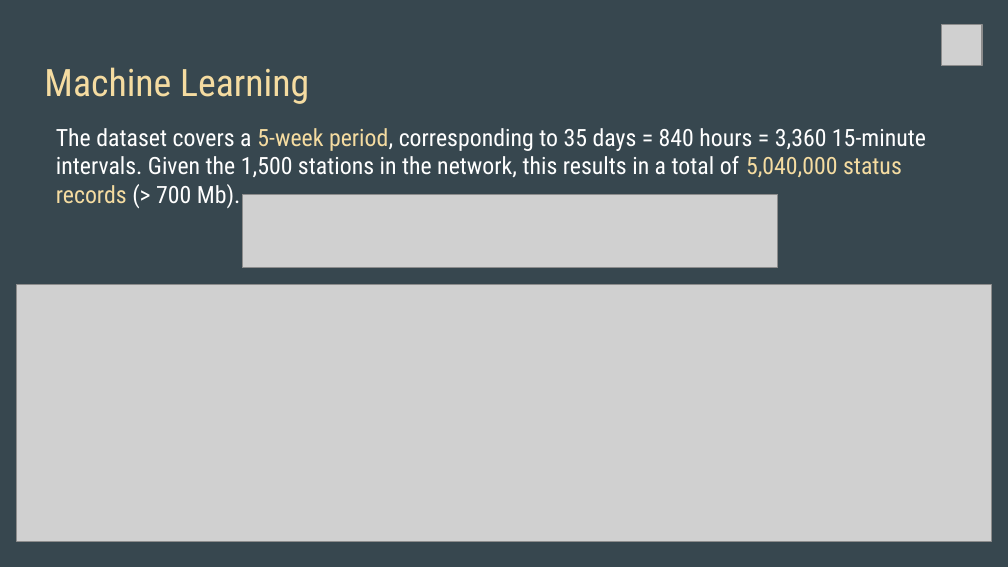
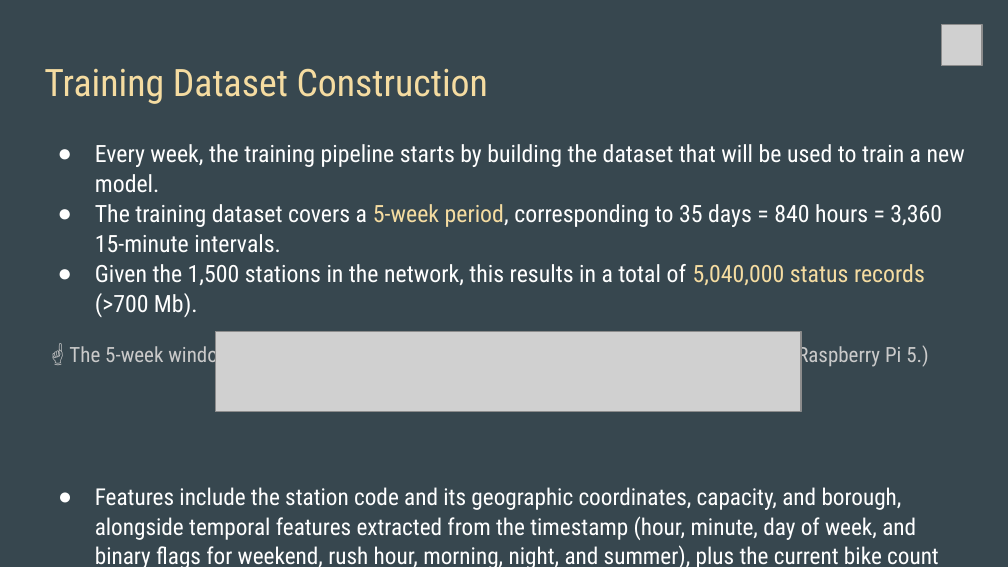
Before and after one commit to allisterk2703/velib-data-ingestion, a slide deck: slide 10 of docs/velops_presentation.pptx (slide 8 before the commit). Drawn at 1008x567 pixels with LibreOffice and Linux fonts; fonts in the diff are those of the drawing; grey boxes stand for pictures. Boxes give left, top, right and bottom in pixels: in the first picture for what was removed or moved away, otherwise in the second. Text is boxed around its words. In the diff, an @@ line names an element or a change of style, - is before the commit and + after.

```diff
--- a/docs/velops_presentation.pptx
+++ b/docs/velops_presentation.pptx
@@ title at (x1=44, y1=68, x2=488, y2=104): text changed @@
-Machine Learning
+Training Dataset Construction
@@ text removed at (x1=56, y1=128, x2=926, y2=177) @@
-The dataset covers a 5-week period, corresponding to 35 days = 840 hours = 3,360 15-minute intervals. Given the 1,500 stations in the network, this results in a total of 5,040,000 status records (> 700 Mb).
@@ text added at (x1=69, y1=144, x2=965, y2=567), 17 pt, text #FFFFFF @@
+● Every week, the training pipeline starts by building the dataset that will be used to train a new model.
+● The training dataset covers a 5-week period, corresponding to 35 days = 840 hours = 3,360 15-minute intervals.
+● Given the 1,500 stations in the network, this results in a total of 5,040,000 status records (>700 Mb).
+☝︎The 5-week window is strategically selected to fit within the limited RAM capacity of the Raspberry Pi 5.)
+● Features include the station code and its geographic coordinates, capacity, and borough, alongside temporal features extracted from the timestamp (hour, minute, day of week, and binary flags for weekend, rush hour, morning, night, and summer), plus the current bike count and its discretized label.
@@ picture removed at (x1=17, y1=284, x2=992, y2=541) @@
@@ picture resized from (x1=242, y1=195, x2=777, y2=268) to (x1=216, y1=332, x2=801, y2=412) @@
```
Also in this commit, not shown: 3 other slides changed, 6 slides added, 1 other file.
